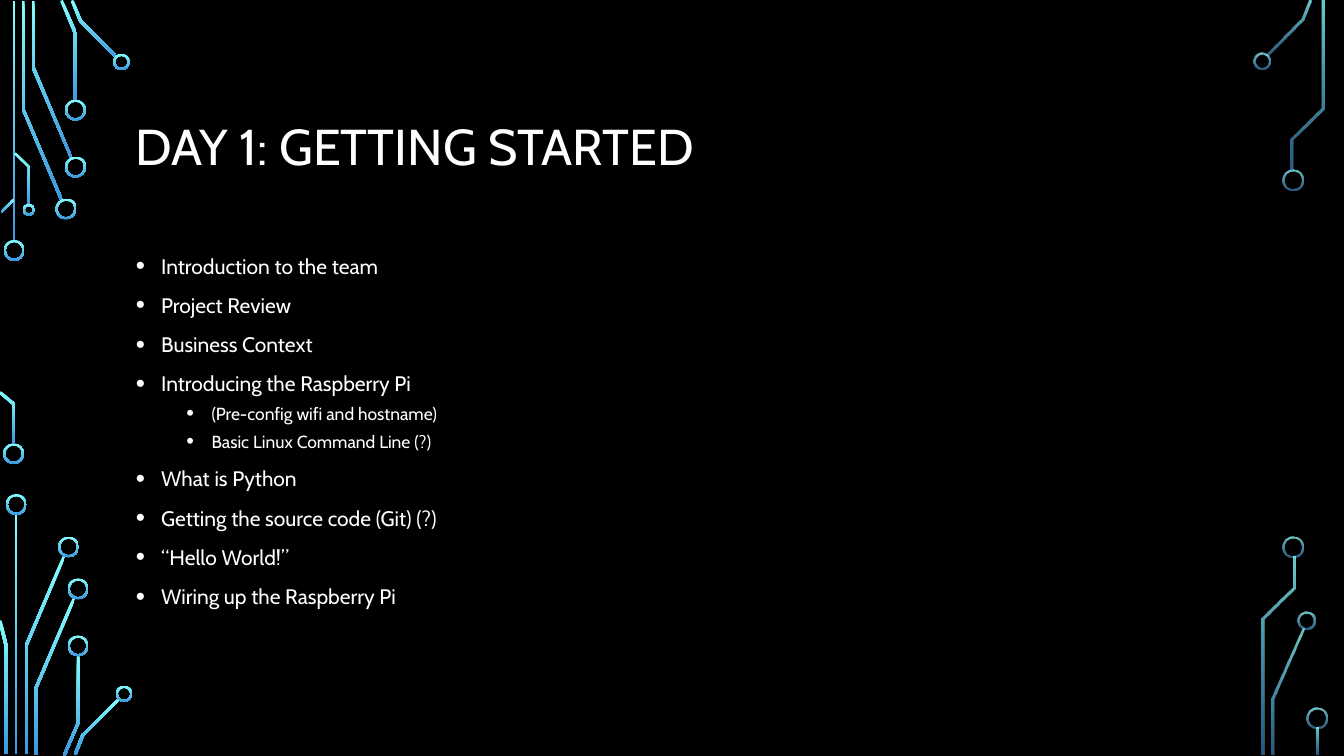
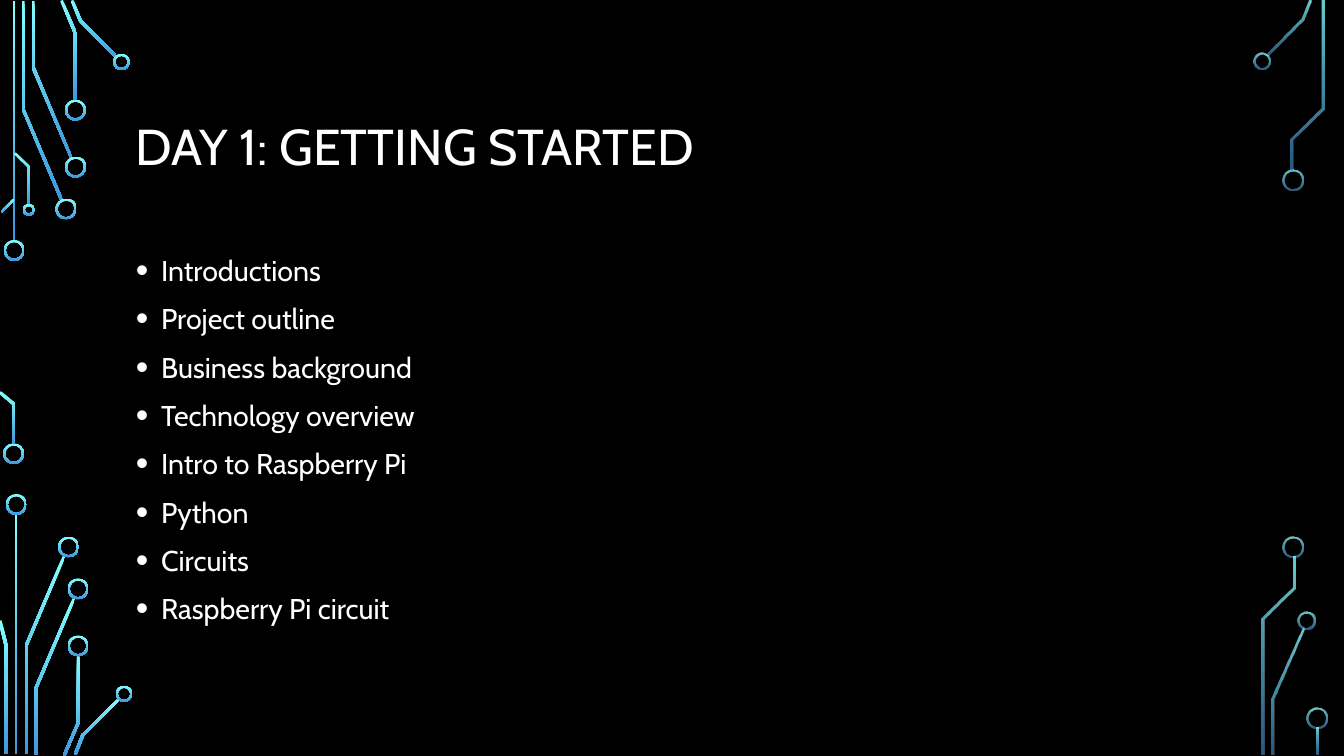
Before and after one commit to andrewjvelez/smap, a slide deck: slide 2 of docs/SMAP Materials Unbranded.pptx. Drawn at 1344x756 pixels with LibreOffice and Linux fonts; fonts in the diff are those of the drawing; background and template pictures are left out. Boxes give left, top, right and bottom in pixels: in the first picture for what was removed or moved away, otherwise in the second. Text is boxed around its words. In the diff, an @@ line names an element or a change of style, - is before the commit and + after.

```diff
--- a/docs/SMAP Materials Unbranded.pptx
+++ b/docs/SMAP Materials Unbranded.pptx
@@ text at [161, 259, 414, 626]: text changed; size 15 to 20.4 pt @@
-• Introduction to the team
-• Project Review
-• Business Context
-• Introducing the Raspberry Pi
-  • (Pre-config wifi and hostname)
-  • Basic Linux Command Line (?)
-• What is Python
-• Getting the source code (Git) (?)
-• “Hello World!”
-• Wiring up the Raspberry Pi
+• Introductions
+• Project outline
+• Business background
+• Technology overview
+• Intro to Raspberry Pi
+• Python
+• Circuits
+• Raspberry Pi circuit
```
Also in this commit, not shown: 21 other slides changed, 7 slides added, 7 slides removed.
